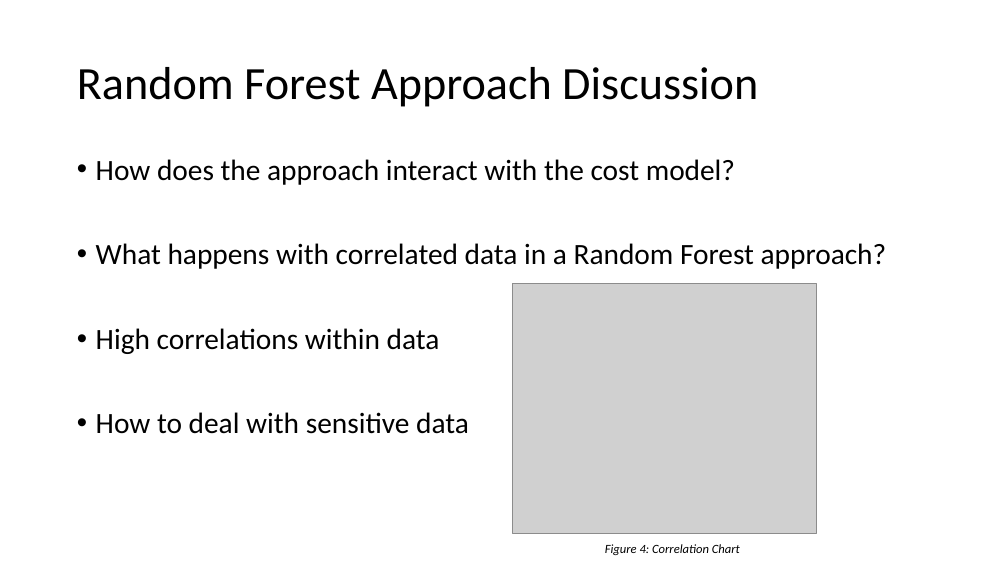
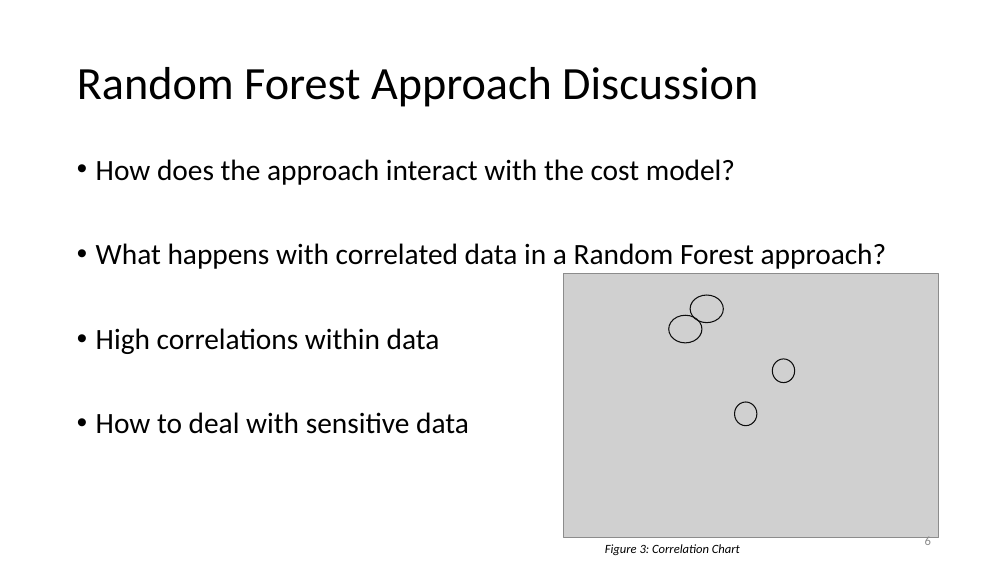
Before and after one commit to zhourichard19/CSE5243, a slide deck: slide 6 of Homework3/Homework3.pptx. Drawn at 1008x567 pixels with LibreOffice and Linux fonts; fonts in the diff are those of the drawing; grey boxes stand for pictures. Boxes give left, top, right and bottom in pixels: in the first picture for what was removed or moved away, otherwise in the second. Text is boxed around its words. In the diff, an @@ line names an element or a change of style, - is before the commit and + after.

```diff
--- a/Homework3/Homework3.pptx
+++ b/Homework3/Homework3.pptx
@@ picture: place and size @@
-picture at [513,284,817,533]
+picture at [564,274,939,538]
@@ ellipse added at [690,295,724,323], outline #0D0D0D 1 pt @@
@@ ellipse added at [669,315,702,343], outline #0D0D0D 1 pt @@
@@ ellipse added at [773,359,796,383], outline #0D0D0D 1 pt @@
@@ ellipse added at [735,402,758,426], outline #0D0D0D 1 pt @@
@@ page number added at [925,536,931,545], 12 pt, text #8C8C8C @@
+6
@@ text at [605,544,740,555]: text changed @@
-Figure 4: Correlation Chart
+Figure 3: Correlation Chart
```
Also in this commit, not shown: 12 other slides changed, 1 slide added, 1 slide removed, 5 other files.
